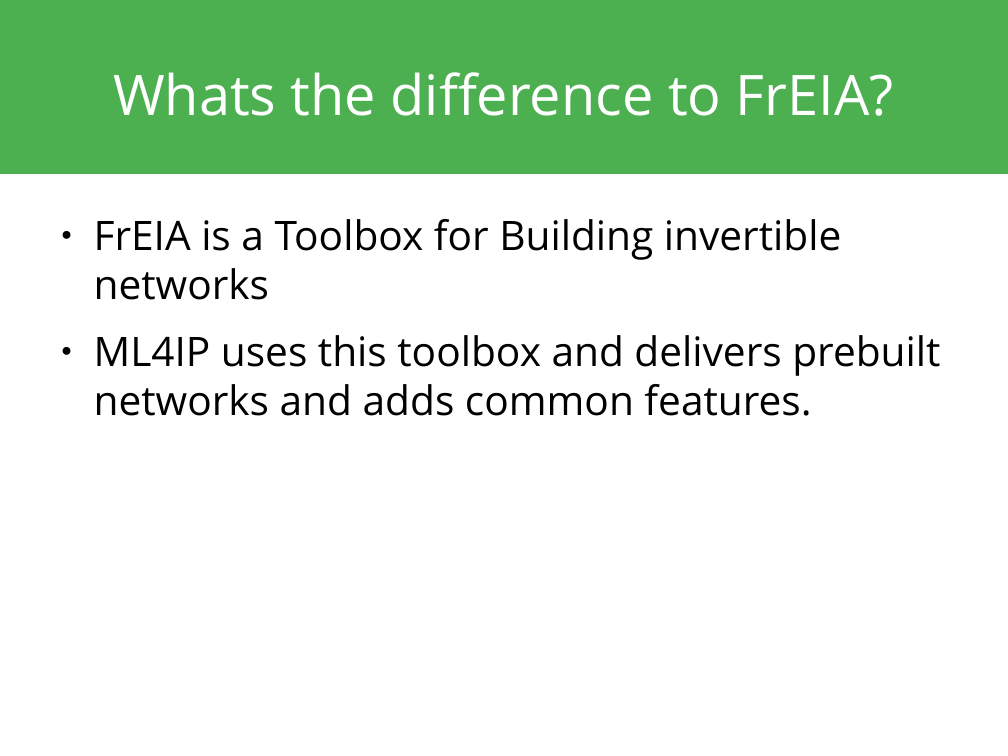
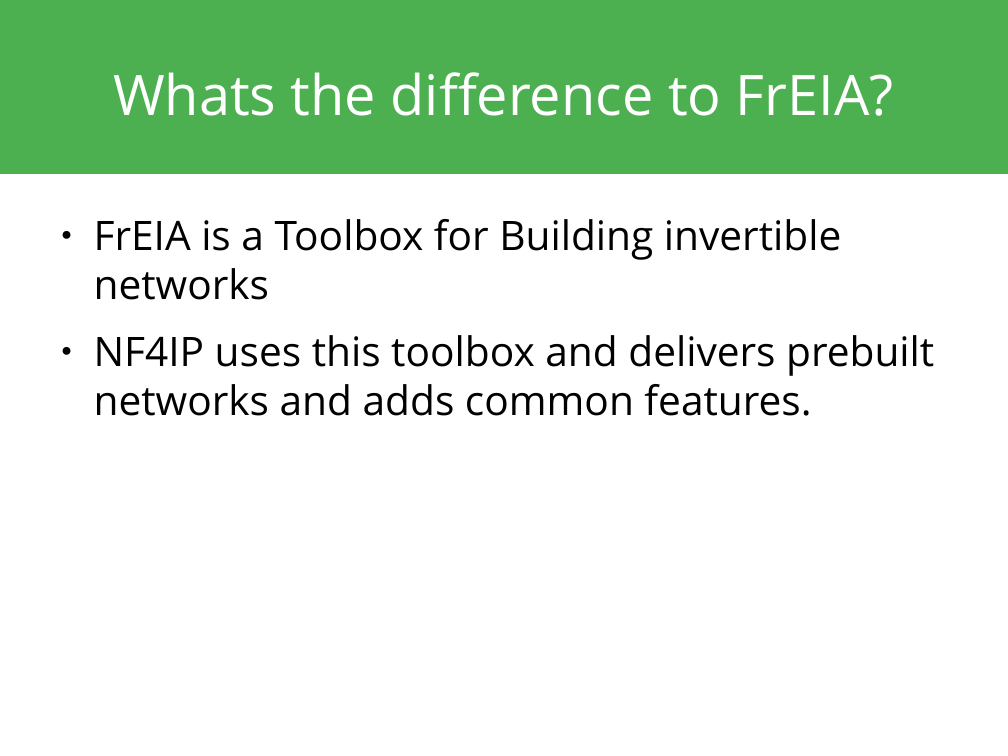
Before and after one commit to Photon-AI-Research/NF4IP, a slide deck: slide 6 of docs/presentation/nf4ip.odp. Drawn at 1008x756 pixels with LibreOffice and Linux fonts; fonts in the diff are those of the drawing. Boxes give left, top, right and bottom in pixels: in the first picture for what was removed or moved away, otherwise in the second. Text is boxed around its words. In the diff, an @@ line names an element or a change of style, - is before the commit and + after.

```diff
--- a/docs/presentation/nf4ip.odp
+++ b/docs/presentation/nf4ip.odp
@@ text at (94, 335, 934, 416): text changed @@
-● ML4IP uses this toolbox and delivers prebuilt networks and adds common features.
+● NF4IP uses this toolbox and delivers prebuilt networks and adds common features.
```
Also in this commit, not shown: 11 other slides changed, 1 other file.
